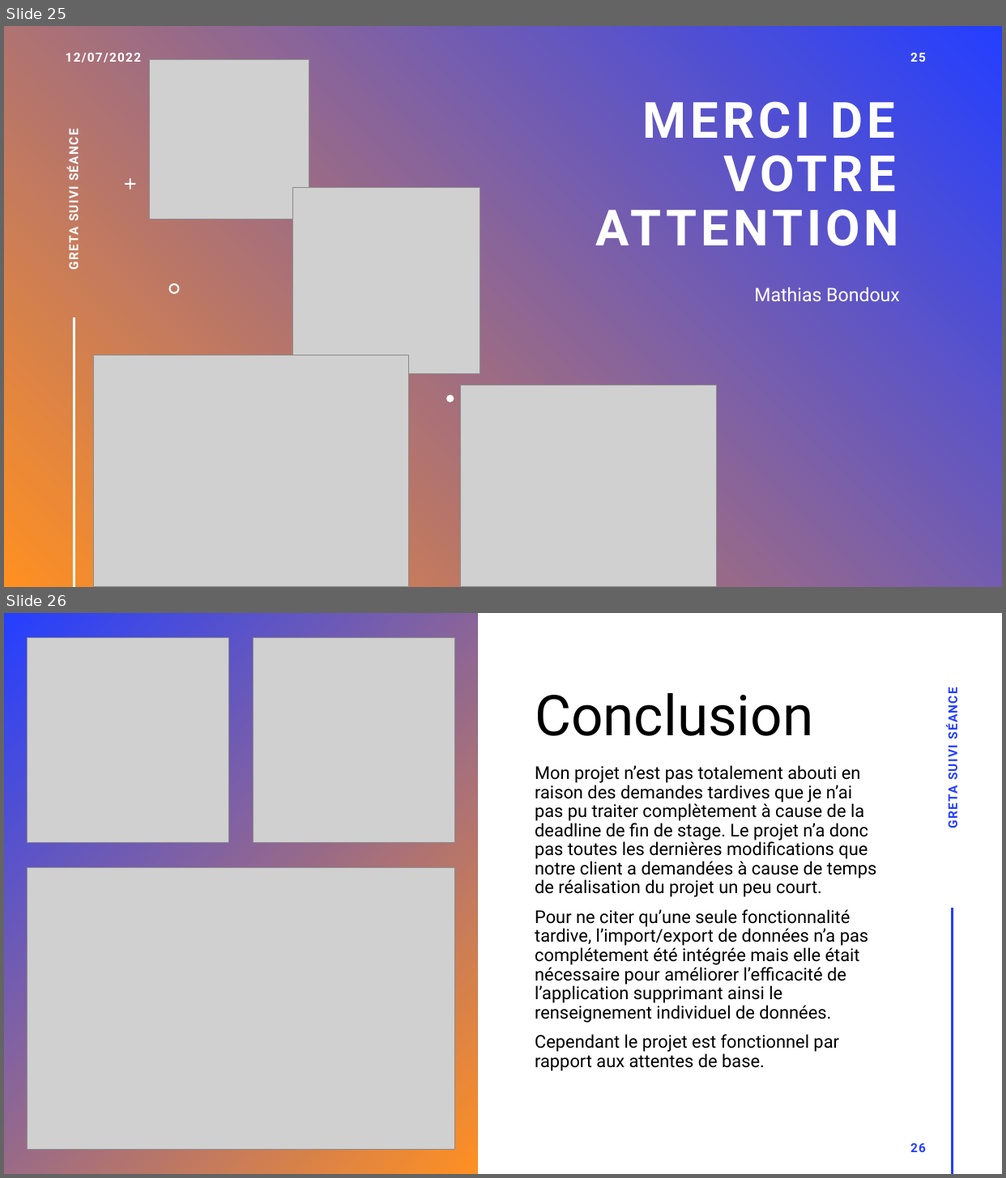
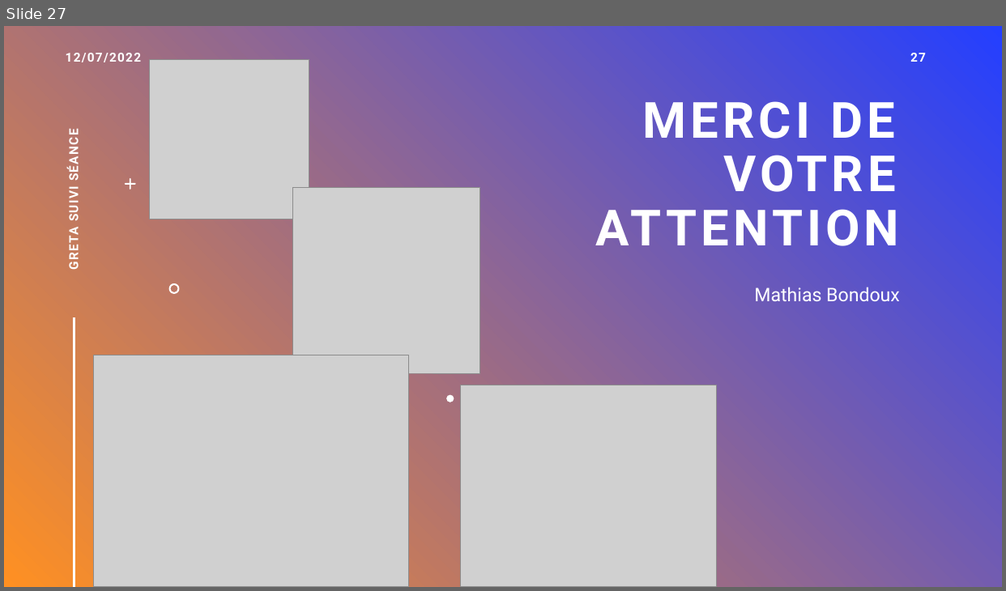
Before and after one commit to GreenHawk-99/AppGreta, a slide deck: doc/GRETA Suivi Séance.pptx. Shown one above the other, each under a label of ours: slides 25 and 26 before the commit, slide 27 after it. The pictures are 1006x1178 and 1006x591 pixels, drawn with LibreOffice and Linux fonts; fonts in the diff are those of the drawing; grey boxes stand for pictures. Boxes give left, top, right and bottom in pixels: in the first picture for what was removed or moved away, otherwise in the second. Text is boxed around its words. In the diff, an @@ line names an element or a change of style, - is before the commit and + after.

```diff
--- a/doc/GRETA Suivi Séance.pptx
+++ b/doc/GRETA Suivi Séance.pptx
@@ slide 26 removed at [4, 613, 1002, 1174], background #FFFFFF @@
@@ rectangle removed at [4, 613, 477, 1174] @@
@@ picture removed at [27, 637, 228, 843] @@
@@ picture removed at [253, 637, 454, 843] @@
@@ title removed at [535, 693, 813, 736] @@
-Conclusion
@@ text removed at [944, 692, 961, 828] @@
-GRETA SUIVI SÉANCE
@@ subtitle removed at [535, 765, 876, 1071] @@
-Mon projet n’est pas totalement abouti en raison des demandes tardives que je n’ai pas pu traiter complètement à cause de la deadline de fin de stage. Le projet n’a donc pas toutes les dernières modifications que notre client a demandées à cause de temps de réalisation du projet un peu court.
-Pour ne citer qu’une seule fonctionnalité tardive, l’import/export de données n’a pas complétement été intégrée mais elle était nécessaire pour améliorer l’efficacité de l’application supprimant ainsi le renseignement individuel de données.
-Cependant le projet est fonctionnel par rapport aux attentes de base.
@@ picture removed at [27, 867, 454, 1150] @@
@@ line removed from (953, 909) to (953, 1174) @@
@@ page number removed at [910, 1144, 926, 1152] @@
-26
@@ what was slide 25 is now slide 27 @@
@@ page number at [910, 53, 926, 62]: text changed @@
-25
+27
```
Also in this commit, not shown: 13 slides changed, 2 slides added, 1 other slide removed, 1 other file.
